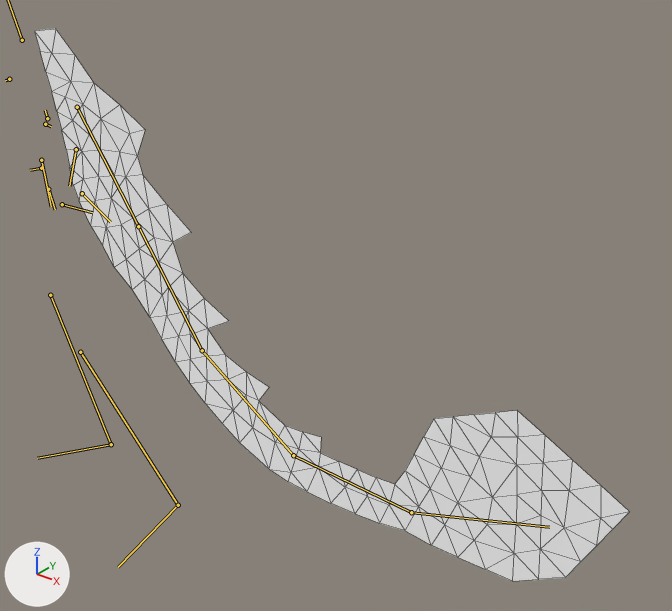
What one commit did to the glTF model AssetsSource/character/DollSkeleton.glb.
Both versions are drawn from a camera (50 mm lens) standing at (7.03, -4.9, 6.22) and looking at (2.91, 0.25, 3.03). The lights are fixed; the arrows at lower left show +X, +Y and +Z. Both versions are drawn at frame 23 of the action 'Shove'; the numbers are the values there. The bones that bend it are drawn over the model as lines. Mesh edges are drawn as thin lines.

Objects in the first picture: 'dragontail.png'.
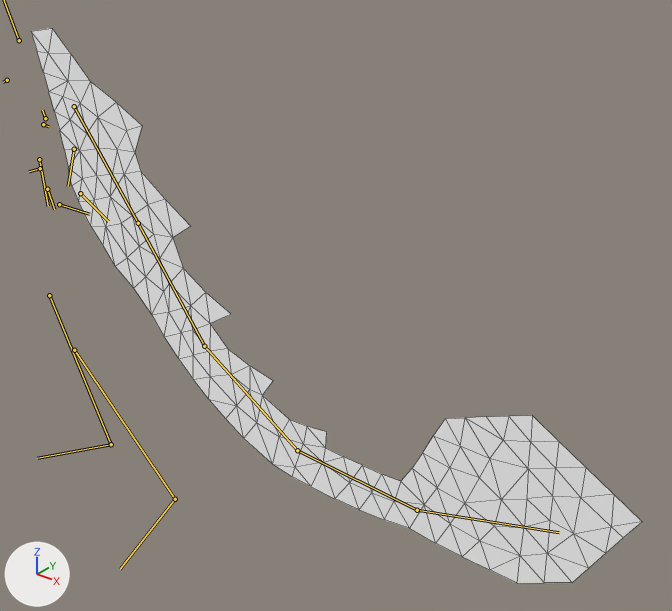
Where the change shows, as pixel boxes [x1, y1, x2, y2] in the pictures (672 x 611 px):
'dragontail.png', posed
    before: [35, 29, 630, 581]
    after: [31, 28, 642, 583]
bone 'Hips', root to tip
    before: (47, 118) to (45, 110)
    after: (45, 118) to (42, 110)
bone 'Tail1', root to tip
    before: (77, 107) to (138, 226)
    after: (74, 106) to (138, 223)
bone 'Tail3', root to tip
    before: (202, 350) to (293, 455)
    after: (204, 346) to (297, 450)
bone 'Tail4', root to tip
    before: (293, 455) to (411, 512)
    after: (297, 450) to (417, 510)
bone 'Tail5', root to tip
    before: (411, 512) to (549, 527)
    after: (417, 510) to (559, 532)

Edits to the bpy script that builds the scene:
```text
Change bone_hips:
    where bone_hips = bpy.data.objects['Doll3D'].pose.bones['Hips']
    bone_hips.location: (0.42, -0.07, 0.0) -> (0.46, -0.08, 0.0)
    bone_hips.rotation_quaternion: (0.994, 0.0, 0.0, -0.113) -> (0.993, 0.0, 0.0, -0.122)  # degrees (0, 0, -13) -> degrees (0, 0, -14)
Change bone_tail1:
    where bone_tail1 = bpy.data.objects['Doll3D'].pose.bones['Tail1']  # child of 'Hips'
    bone_tail1.rotation_quaternion: (0.981, 0.0, 0.0, 0.193) -> (0.984, 0.0, 0.0, 0.181)  # degrees (0, 0, 22) -> degrees (0, 0, 21)
Change bone_tail3:
    where bone_tail3 = bpy.data.objects['Doll3D'].pose.bones['Tail3']  # child of 'Tail2'
    bone_tail3.rotation_quaternion: (0.98, 0.0, 0.0, -0.198) -> (0.983, 0.0, 0.0, -0.185)  # degrees (0, 0, -23) -> degrees (0, 0, -21)
Change bone_tail4:
    where bone_tail4 = bpy.data.objects['Doll3D'].pose.bones['Tail4']  # child of 'Tail3'
    bone_tail4.rotation_quaternion: (0.96, 0.0, 0.0, -0.274) -> (0.967, 0.0, 0.0, -0.256)  # degrees (0, 0, -32) -> degrees (0, 0, -30)
Change bone_tail5:
    where bone_tail5 = bpy.data.objects['Doll3D'].pose.bones['Tail5']  # child of 'Tail4'
    bone_tail5.rotation_quaternion: (0.983, 0.0, 0.0, -0.182) -> (0.985, 0.0, 0.0, -0.17)  # degrees (0, 0, -21) -> degrees (0, 0, -20)
```
